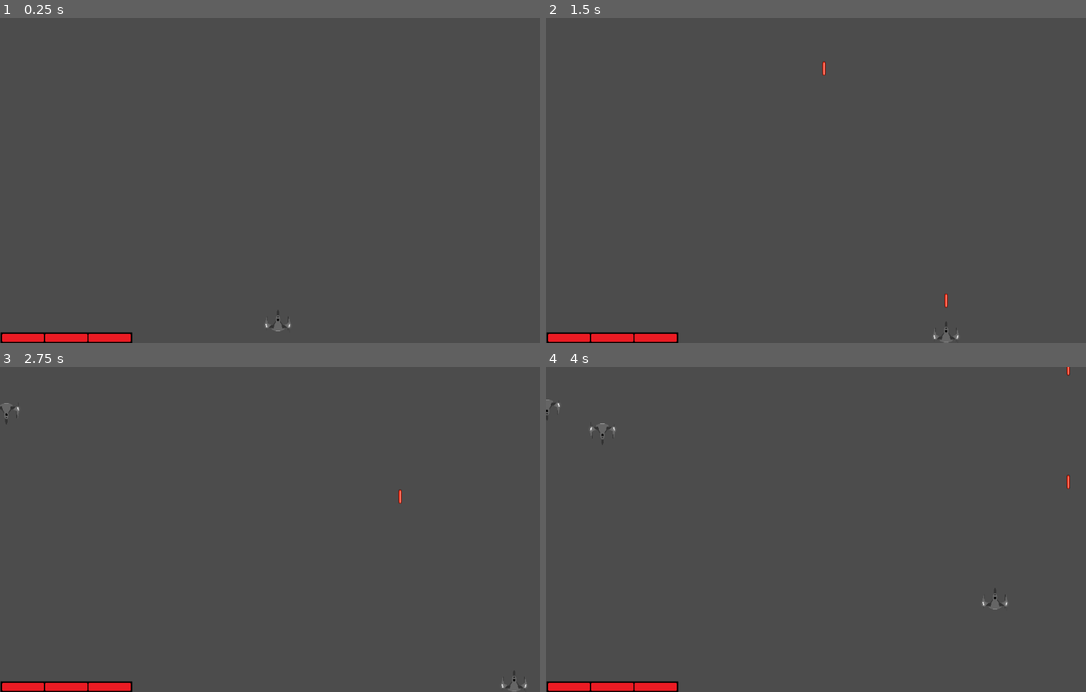
Above: before the commit, frames 1-4 (two rows, left to right).
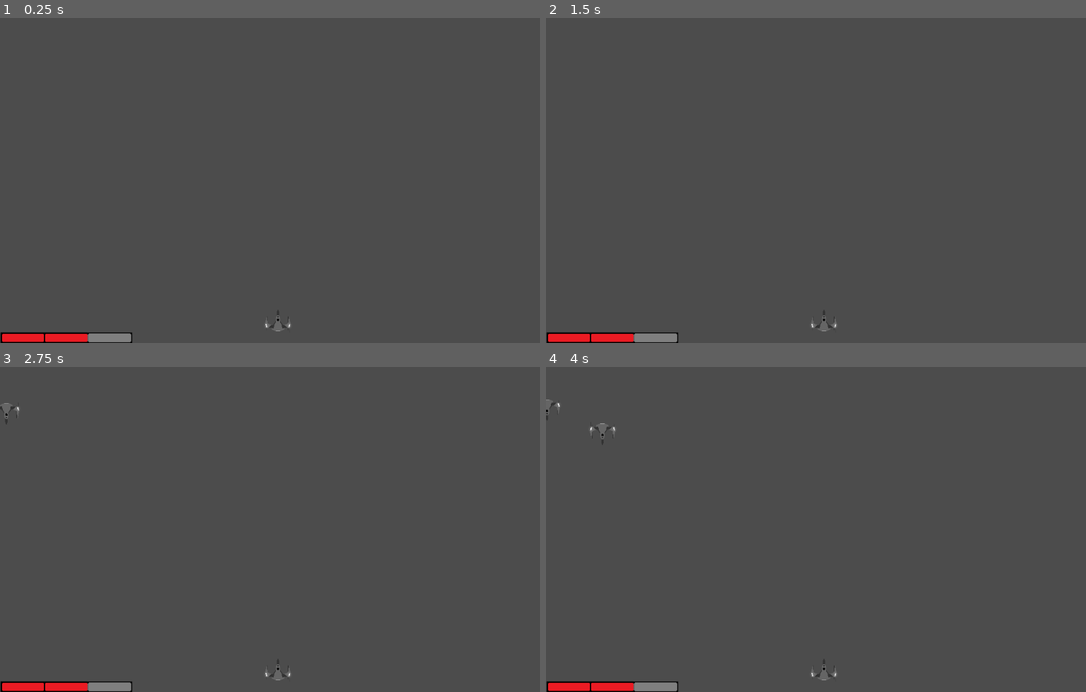
Above: after the commit, the same moments.

Repository: bstyn/SpaceShooter
Game: Godot game, scene res://src/nodes/MainScene.tscn
Same seed, same stepped clock (60 frames per second), same inputs: the game is played once before the commit and once after it.
Inputs (mouse positions are in pixels of both pictures, inside the frame that each line leads up to):
- Up to frame 1 (0.25 s): no input
- Up to frame 2 (1.5 s): tap Enter at 0.5 s; move the mouse to (945, 164) at 0.52 s; hold D (move_right) 0.53-1.28 s; hold Space (shoot) 0.53-1.28 s; click (945, 164) at 0.67 s; move the mouse to (713, 196) at 1.27 s; hold S (move_down) from 1.28 s (still down); tap Space (shoot) at 1.35 s
- Up to frame 3 (2.75 s): move the mouse to (334, 458) at 2.02 s; release S (move_down) at 2.03 s; hold D (move_right) from 2.03 s (still down); hold Space (shoot) from 2.03 s (still down); tap Enter at 2.1 s
- Up to frame 4 (4 s): move the mouse to (794, 594) at 2.77 s; release D (move_right) at 2.78 s; release Space (shoot) at 2.78 s; hold W (move_up) 2.78-3.53 s; tap Space (shoot) at 2.85 s; click (794, 594) at 2.92 s; move the mouse to (988, 578) at 3.52 s; hold A (move_left) from 3.53 s (still down); hold Space (shoot) from 3.53 s (still down)

The runs differ from the first frame. In frame 1, 0.2% of the frame differs, in the area x 16-25%, y 97-100%; in frame 2, 0.4%, in the area x 16-77%, y 13-100%; in frame 3, 0.4%; in frame 4, 0.4%.
Error after the commit: Parse Error: Can't preload resource at path: res://src/nodes/Player_laser_ringbullet.tscn (res://src/scripts/player/Player_spaceship.gd:87)

Commit message:
fully implemented drops systems, drops now change the way player spaceship shoot bullets

Diff:
--- a/Project_Interceptor/src/scripts/player/Player_spaceship.gd
+++ b/Project_Interceptor/src/scripts/player/Player_spaceship.gd
@@ -11,10 +11,18 @@
 
 var can_fire = true
 
+var bullets_type = "normal"
+var timer = null
 
-onready var sprite : Sprite = get_node("Sprite")
+func _ready():
+	timer = Timer.new()
+	timer.set_one_shot(true)
+	timer.set_wait_time(0)
+	timer.connect("timeout", self, "on_timeout_complete")
+	add_child(timer)
+	print("Timeout init")
 
-func _physics_process(delta):
+func _physics_process(_delta):
 
 	vec.x = 0
 	vec.y = 0
@@ -27,7 +35,7 @@
 		vec.y += speed
 	if Input.is_action_pressed("move_up"):
 		vec.y -= speed
-	if can_fire and Input.is_action_just_pressed("shoot"):
+	if can_fire and Input.is_action_pressed("shoot"):
 		can_fire = false
 		shoot()
 
@@ -36,18 +44,99 @@
 func shoot():
 	var laser = preload("res://src/nodes/Player_laser_bullet.tscn")
 	var bullet = laser.instance()
-	bullet.position = Vector2(position.x, position.y)
-	get_parent().call_deferred("add_child", bullet)
-	yield(get_tree().create_timer(0.25), "timeout")
-	can_fire = true
+	if bullets_type == "normal":
+		bullet.position = Vector2(position.x, position.y)
+		get_parent().call_deferred("add_child", bullet)
+		yield(get_tree().create_timer(0.25), "timeout")
+		can_fire = true
+	elif bullets_type == "double":
+		bullet.position = Vector2(position.x-15, position.y)
+		var bullet2 = laser.instance()
+		bullet2.position = Vector2(position.x+15, position.y)
+		get_parent().call_deferred("add_child", bullet)
+		get_parent().call_deferred("add_child", bullet2)
+		yield(get_tree().create_timer(0.3), "timeout")
+		can_fire = true
+	elif bullets_type == "triple":
+		bullet.position = Vector2(position.x-25, position.y-15)
+		var bullet2 = laser.instance()
+		bullet2.position = Vector2(position.x, position.y)
+		var bullet3 = laser.instance()
+		bullet3.position = Vector2(position.x+25, position.y-15)
+		#thinking about adding rotation to bullet staring poing - but dont know how to
+#		bullet.rotation_degrees(-45)
+#		bullet3.rotation_degrees(45)
+		get_parent().call_deferred("add_child", bullet)
+		get_parent().call_deferred("add_child", bullet2)
+		get_parent().call_deferred("add_child", bullet3)
+		yield(get_tree().create_timer(0.4), "timeout")
+		can_fire = true
+	elif bullets_type == "nonstop":
+		bullet.position = Vector2(position.x, position.y)
+		get_parent().call_deferred("add_child", bullet)
+		yield(get_tree().create_timer(0.05), "timeout")
+		can_fire = true
+	elif bullets_type == "big":
+		bullet.position = Vector2(position.x, position.y)
+		bullet.scale = Vector2(2.5,2.5)
+		bullet.player_bullet_dmg = 3
+		get_parent().call_deferred("add_child", bullet)
+		yield(get_tree().create_timer(1), "timeout")
+		can_fire = true
+	elif bullets_type == "ring":
+		laser = preload("res://src/nodes/Player_laser_ringbullet.tscn")
+		bullet = laser.instance()
+		bullet.position = Vector2(position.x, position.y)
+		get_parent().call_deferred("add_child", bullet)
+		yield(get_tree().create_timer(0.4), "timeout")
+		can_fire = true
+	elif bullets_type == "more_dmg":
+		bullet.position = Vector2(position.x, position.y)
+		bullet.player_bullet_dmg = 5
+		get_parent().call_deferred("add_child", bullet)
+		yield(get_tree().create_timer(0.25), "timeout")
+		can_fire = true
 
 func _on_Area2D_area_entered(area):
 	if area.name == "enemy_laser_bullet_area":
 		area.get_parent().queue_free()
 		current_health -= 1
-		if current_health == 0:
+		if current_health <= 0:
 			self.queue_free()
 	if area.name == "drop_area":
+		var sprite = area.get_parent().get_node("Sprite")
 		area.get_parent().queue_free()
-		#logic of changing weapons goes here
+		Global.Score += 10
+		change_weapons(sprite)
 	pass
+
+func change_weapons(sprite):
+	if sprite.get_node("Blue").is_visible():
+		bullets_type = "double"
+		timer.set_wait_time(15)
+		timer.start()
+	elif sprite.get_node("Green").is_visible():
+		bullets_type = "triple"
+		timer.set_wait_time(15)
+		timer.start()
+	elif sprite.get_node("Orange").is_visible():
+		bullets_type = "nonstop"
+		timer.set_wait_time(3)
+		timer.start()
+	elif sprite.get_node("Pink").is_visible():
+		bullets_type = "big"
+		timer.set_wait_time(10)
+		timer.start()
+	elif sprite.get_node("Red").is_visible():
+		bullets_type = "ring"
+		timer.set_wait_time(10)
+		timer.start()
+	elif sprite.get_node("White").is_visible():
+		bullets_type = "more_dmg"
+		timer.set_wait_time(10)
+		timer.start()
+
+func on_timeout_complete():
+	print("Timeout complete")
+	bullets_type = "normal"
+	timer.set_wait_time(0)
